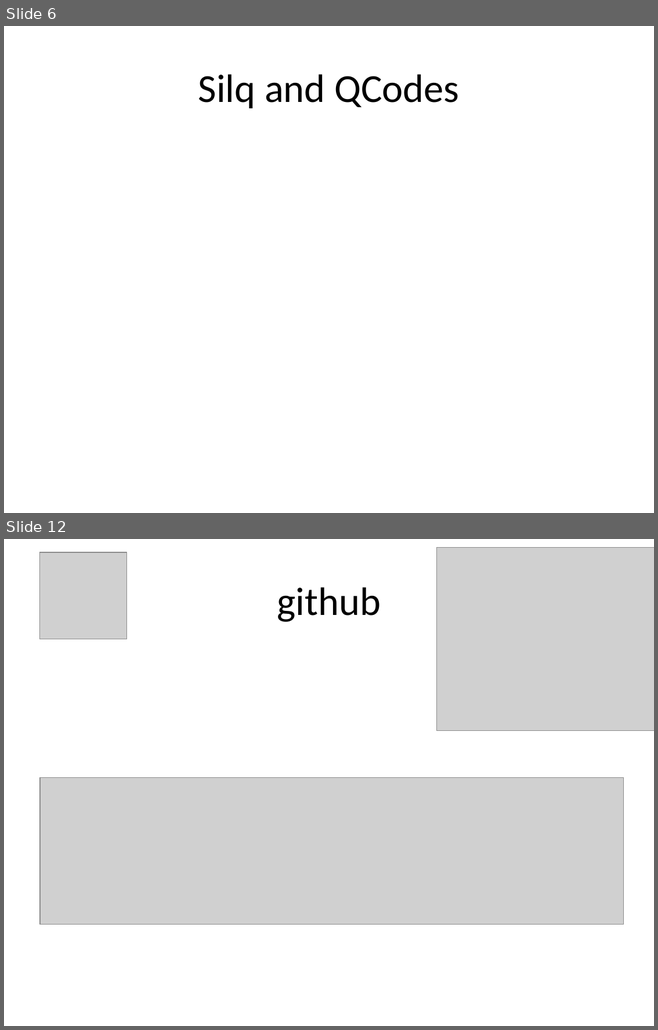
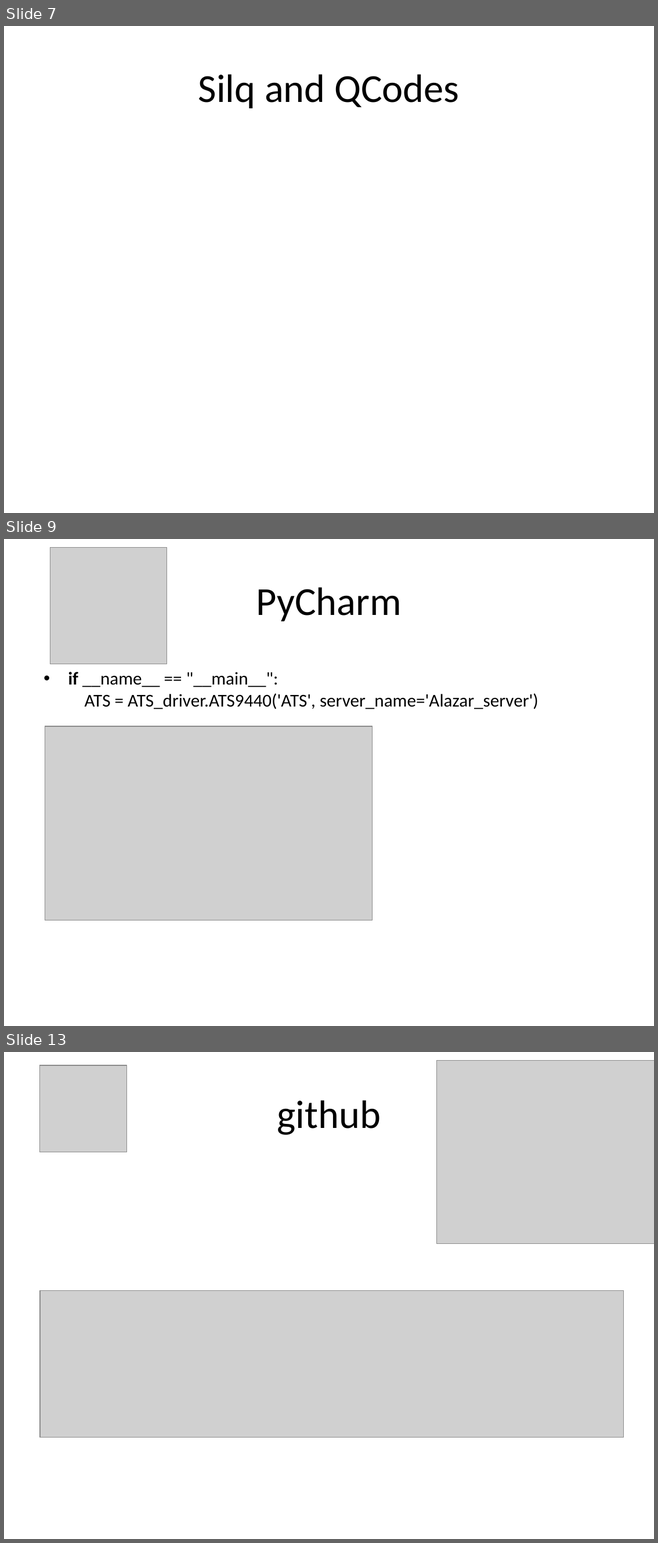
Before and after one commit to nulinspiratie/SilQ, a slide deck: personal/Steffi/How to presentation.pptx. Shown one above the other, each under a label of ours: slides 6 and 12 before the commit, slides 7, 9 and 13 after it; the slides between them are not shown. The pictures are 658x1030 and 658x1543 pixels, drawn with LibreOffice and Linux fonts; fonts in the diff are those of the drawing; grey boxes stand for pictures. Boxes give left, top, right and bottom in pixels: in the first picture for what was removed or moved away, otherwise in the second. Text is boxed around its words. In the diff, an @@ line names an element or a change of style, - is before the commit and + after.

```diff
--- a/personal/Steffi/How to presentation.pptx
+++ b/personal/Steffi/How to presentation.pptx
@@ slide 9 added at (4, 539, 654, 1026), background #FFFFFF @@
@@ picture added at (50, 548, 167, 664) @@
@@ title added at (256, 587, 401, 621), 44 pt, text #000000 @@
+PyCharm
@@ text added at (68, 672, 538, 710), 20 pt, text #000000 @@
+• if __name__ == "__main__":
+  ATS = ATS_driver.ATS9440('ATS', server_name='Alazar_server')
@@ picture added at (45, 726, 372, 920) @@
@@ what was slide 6 is now slide 7 @@
@@ what was slide 12 is now slide 13 @@
```
Also in this commit, not shown: 8 slides changed, 2 other slides added, 2 slides removed, 2 other files.
